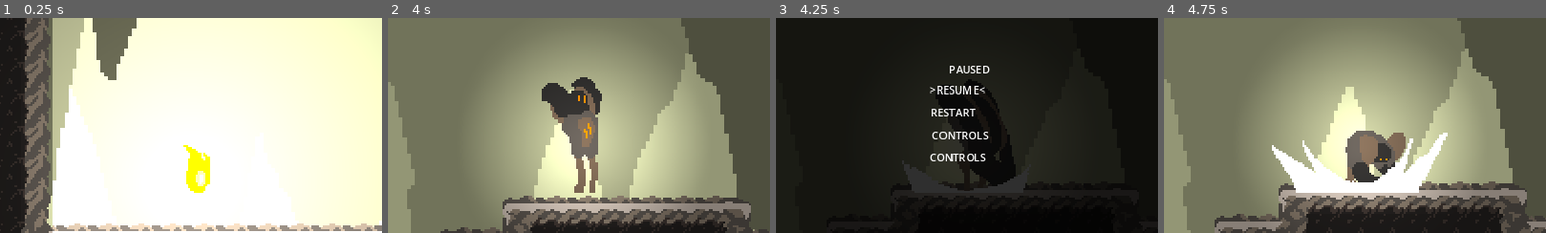
Above: before the commit, frames 1-4 (left to right).
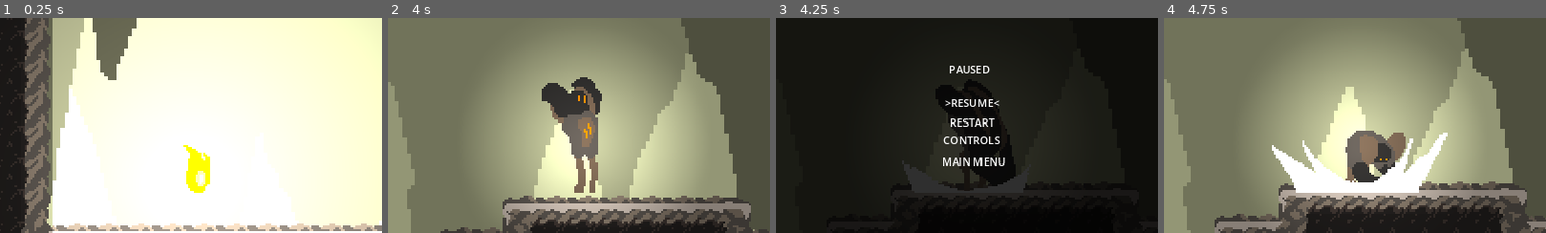
Above: after the commit, the same moments.

Repository: gcarlson/WildJam66
Game: Godot game, scene res://Assets/Scenes/level_2.tscn
Same seed, same stepped clock (60 frames per second), same inputs: the game is played once before the commit and once after it.
Inputs (mouse positions are % of the whole screen's width and height, from its top left):
- Up to frame 1 (0.25 s): no input
- Up to frame 2 (4 s): tap Enter (ui_accept) at 0.5, 1.52, 1.55, 1.82, 2.85, 3.02, 3.32 s; move the mouse to (72, 45) at 0.52 s; hold Enter (ui_accept) 0.53-1.28 s; hold Right (ui_right) 0.53-2.03 s; move the mouse to (30, 55) at 1.27 s; click (30, 55) at 1.35 s; move the mouse to (60, 28) at 2.02 s; hold Left (ui_left) 2.03-2.78 s; hold Enter (ui_accept) 2.03-2.78 s; tap F (switch_form) at 2.1 s; move the mouse to (45, 70) at 2.77 s; hold Right (ui_right) from 2.78 s (still down); move the mouse to (80, 65) at 3.52 s; hold Enter (ui_accept) from 3.53 s (still down); click (80, 65) at 3.6 s
- Up to frame 3 (4.25 s): keep holding Right (ui_right); keep holding Enter (ui_accept); tap Escape (ui_cancel) at 4.15 s
- Up to frame 4 (4.75 s): move the mouse to (20, 35) at 4.27 s; release Right (ui_right) at 4.28 s; release Enter (ui_accept) at 4.28 s; hold Left (ui_left) from 4.28 s (still down); tap F (switch_form) at 4.35 s; tap Enter (ui_accept) at 4.52, 4.55 s
The pictures show only the part of the screen within x 24-74%, y 24-74%; the shares and areas given below are measured in that part.

Frames 1-2 are identical in both runs. In frame 3, 2.3% of the frame differs, in the area x 40-60%, y 31-69%; in frame 4, nothing differs.

Commit message:
updated pause screen.

Diff:
--- a/Assets/Scenes/LevelMenu.gd
+++ b/Assets/Scenes/LevelMenu.gd
@@ -36,4 +36,4 @@
 			index = (index + (1 if direction > 0 else -1) + 4) % 4
 			s = buttons[index].text
 			buttons[index].text = "[center]>" + s.substr(8, len(s) - 1) + "<"
-			move_cooldown = 0.5
+			move_cooldown = 0.2
--- a/Assets/Scenes/PauseScreen.gd
+++ b/Assets/Scenes/PauseScreen.gd
@@ -29,12 +29,18 @@
 				visible = not visible
 				get_tree().paused = visible
 				get_tree().call_deferred("reload_current_scene")
+			elif index == 3:
+				visible = not visible
+				get_tree().paused = visible
+				get_tree().change_scene_to_file("res://Assets/Scenes/home_page.tscn")
 		move_cooldown -= delta
 		var direction = Input.get_axis("ui_up", "ui_down")
 		if direction and move_cooldown <= 0:
 			var s = buttons[index].text
 			print("substr ", s.substr(1, len(s) - 2))
-			buttons[index].text = s.substr(1, len(s) - 2)
+			buttons[index].text = "[center]" + s.substr(9, len(s) - 10)
+			#buttons[index].text = s.substr(1, len(s) - 2)
 			index = (index + (1 if direction > 0 else -1) + 4) % 4
-			buttons[index].text = ">" + buttons[index].text + "<"
-			move_cooldown = 0.5
+			s = buttons[index].text
+			buttons[index].text = "[center]>" + s.substr(8, len(s) - 1) + "<"
+			move_cooldown = 0.2
--- a/Assets/Scenes/home_page.gd
+++ b/Assets/Scenes/home_page.gd
@@ -37,4 +37,4 @@
 			index = (index + (1 if direction > 0 else -1) + 3) % 3
 			s = buttons[index].text
 			buttons[index].text = "[center]>" + s.substr(8, len(s) - 1) + "<"
-			move_cooldown = 0.5
+			move_cooldown = 0.2
--- a/Assets/Scenes/player.tscn
+++ b/Assets/Scenes/player.tscn
@@ -631,13 +631,14 @@
 anchor_top = 0.5
 anchor_right = 0.5
 anchor_bottom = 0.5
-offset_left = -63.0
-offset_top = -70.0
-offset_right = 127.0
-offset_bottom = -34.0
-grow_horizontal = 2
-grow_vertical = 2
-text = ">RESUME<"
+offset_left = -95.0
+offset_top = -50.305
+offset_right = 95.0
+offset_bottom = -16.235
+grow_horizontal = 2
+grow_vertical = 2
+bbcode_enabled = true
+text = "[center]>RESUME<"
 
 [node name="RichTextLabel3" type="RichTextLabel" parent="PauseScreen"]
 anchors_preset = 8
@@ -645,13 +646,14 @@
 anchor_top = 0.5
 anchor_right = 0.5
 anchor_bottom = 0.5
-offset_left = -62.0
-offset_top = -36.0
-offset_right = 127.0
-offset_bottom = -7.0
-grow_horizontal = 2
-grow_vertical = 2
-text = "RESTART"
+offset_left = -94.5
+offset_top = -20.905
+offset_right = 94.5
+offset_bottom = 8.095
+grow_horizontal = 2
+grow_vertical = 2
+bbcode_enabled = true
+text = "[center]RESTART"
 
 [node name="RichTextLabel4" type="RichTextLabel" parent="PauseScreen"]
 anchors_preset = 8
@@ -659,13 +661,14 @@
 anchor_top = 0.5
 anchor_right = 0.5
 anchor_bottom = 0.5
-offset_left = -60.0
-offset_top = -2.0
-offset_right = 112.0
-offset_bottom = 27.0
-grow_horizontal = 2
-grow_vertical = 2
-text = "CONTROLS"
+offset_left = -86.0
+offset_top = 6.32999
+offset_right = 86.0
+offset_bottom = 35.33
+grow_horizontal = 2
+grow_vertical = 2
+bbcode_enabled = true
+text = "[center]CONTROLS"
 
 [node name="RichTextLabel5" type="RichTextLabel" parent="PauseScreen"]
 anchors_preset = 8
@@ -673,13 +676,108 @@
 anchor_top = 0.5
 anchor_right = 0.5
 anchor_bottom = 0.5
-offset_left = -64.0
-offset_top = 31.0
-offset_right = 142.0
-offset_bottom = 60.0
-grow_horizontal = 2
-grow_vertical = 2
-text = "CONTROLS	"
+offset_left = -99.335
+offset_top = 38.085
+offset_right = 106.66
+offset_bottom = 67.085
+grow_horizontal = 2
+grow_vertical = 2
+bbcode_enabled = true
+text = "[center]MAIN MENU"
+
+[node name="PauseScreen2" type="CanvasLayer" parent="."]
+process_mode = 3
+layer = 5
+visible = false
+
+[node name="ColorRect" type="ColorRect" parent="PauseScreen2"]
+anchors_preset = 8
+anchor_left = 0.5
+anchor_top = 0.5
+anchor_right = 0.5
+anchor_bottom = 0.5
+offset_left = -576.0
+offset_top = -324.0
+offset_right = 733.0
+offset_bottom = 412.0
+grow_horizontal = 2
+grow_vertical = 2
+color = Color(0, 0, 0, 0.815686)
+
+[node name="RichTextLabel" type="RichTextLabel" parent="PauseScreen2"]
+anchors_preset = 8
+anchor_left = 0.5
+anchor_top = 0.5
+anchor_right = 0.5
+anchor_bottom = 0.5
+offset_left = -52.0
+offset_top = -86.755
+offset_right = 52.0
+offset_bottom = -57.7551
+grow_horizontal = 2
+grow_vertical = 2
+bbcode_enabled = true
+text = "[center]CONTROLS"
+
+[node name="RichTextLabel2" type="RichTextLabel" parent="PauseScreen2"]
+anchors_preset = 8
+anchor_left = 0.5
+anchor_top = 0.5
+anchor_right = 0.5
+anchor_bottom = 0.5
+offset_left = -95.0
+offset_top = -50.305
+offset_right = 95.0
+offset_bottom = -16.235
+grow_horizontal = 2
+grow_vertical = 2
+bbcode_enabled = true
+text = "[center]>RESUME<"
+
+[node name="RichTextLabel3" type="RichTextLabel" parent="PauseScreen2"]
+anchors_preset = 8
+anchor_left = 0.5
+anchor_top = 0.5
+anchor_right = 0.5
+anchor_bottom = 0.5
+offset_left = -94.5
+offset_top = -20.905
+offset_right = 94.5
+offset_bottom = 8.095
+grow_horizontal = 2
+grow_vertical = 2
+bbcode_enabled = true
+text = "[center]RESTART"
+
+[node name="RichTextLabel4" type="RichTextLabel" parent="PauseScreen2"]
+anchors_preset = 8
+anchor_left = 0.5
+anchor_top = 0.5
+anchor_right = 0.5
+anchor_bottom = 0.5
+offset_left = -86.0
+offset_top = 6.32999
+offset_right = 86.0
+offset_bottom = 35.33
+grow_horizontal = 2
+grow_vertical = 2
+bbcode_enabled = true
+text = "[center]CONTROLS"
+
+[node name="RichTextLabel5" type="RichTextLabel" parent="PauseScreen2"]
+anchors_preset = 8
+anchor_left = 0.5
+anchor_top = 0.5
+anchor_right = 0.5
+anchor_bottom = 0.5
+offset_left = -99.335
+offset_top = 38.085
+offset_right = 106.66
+offset_bottom = 67.085
+grow_horizontal = 2
+grow_vertical = 2
+bbcode_enabled = true
+text = "[center]MAIN MENU"
 
 [node name="AudioStreamPlayer2D" type="AudioStreamPlayer2D" parent="."]
 stream = ExtResource("6_fh8cn")
